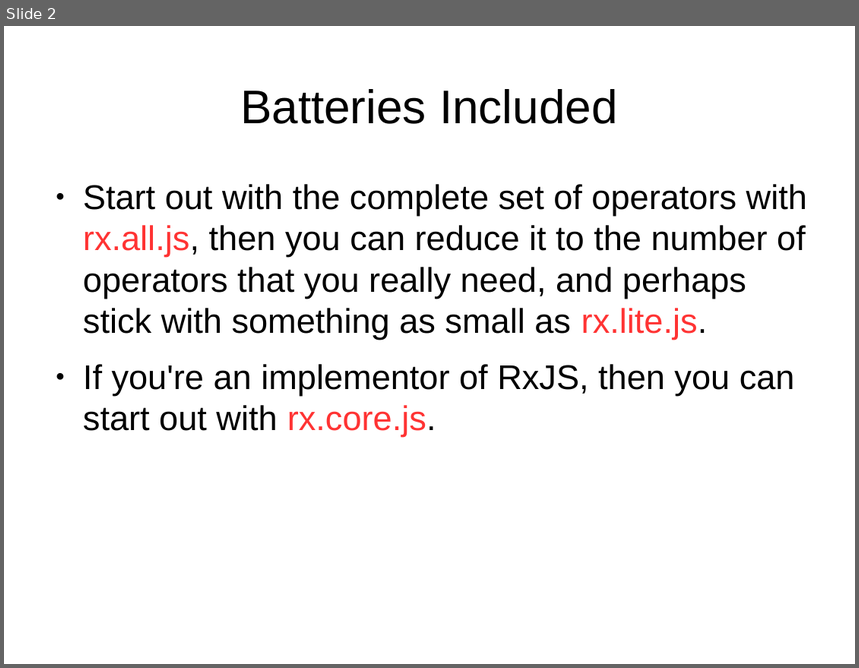
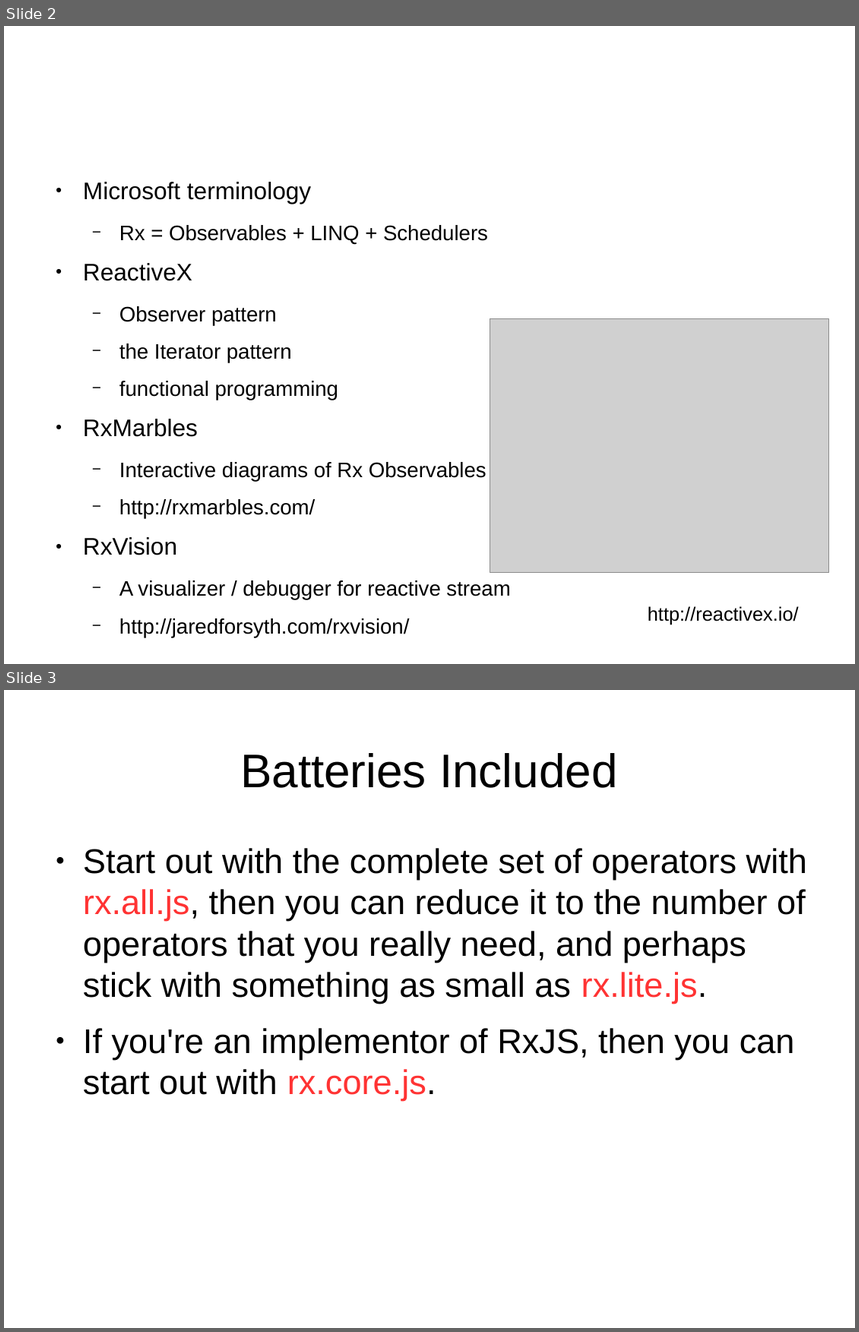
Before and after one commit to sallop/til, a slide deck: RxJS.odp. Shown one above the other, each under a label of ours: slide 2 before the commit, slides 2 and 3 after it. The pictures are 859x668 and 859x1332 pixels, drawn with LibreOffice and Linux fonts; fonts in the diff are those of the drawing; grey boxes stand for pictures. Boxes give left, top, right and bottom in pixels: in the first picture for what was removed or moved away, otherwise in the second. Text is boxed around its words. In the diff, an @@ line names an element or a change of style, - is before the commit and + after.

Commit message:
add sequence picture

```diff
--- a/RxJS.odp
+++ b/RxJS.odp
@@ slide 2 added at <box>4,26,855,664</box>, background #FFFFFF @@
@@ text added at <box>83,182,510,638</box>, 19.6 pt, text #000000 @@
+● Microsoft terminology
+  − Rx = Observables + LINQ + Schedulers
+● ReactiveX
+  − Observer pattern
+  − the Iterator pattern
+  − functional programming
+● RxMarbles
+  − Interactive diagrams of Rx Observables
+  − http://rxmarbles.com/
+● RxVision
+  − A visualizer / debugger for reactive stream
+  − http://jaredforsyth.com/rxvision/
@@ picture added at <box>490,319,829,573</box> @@
@@ text added at <box>648,607,799,626</box>, 18 pt, text #000000 @@
+http://reactivex.io/
@@ what was slide 2 is now slide 3 @@
```
Also in this commit, not shown: 4 slides changed, 2 other slides added.
